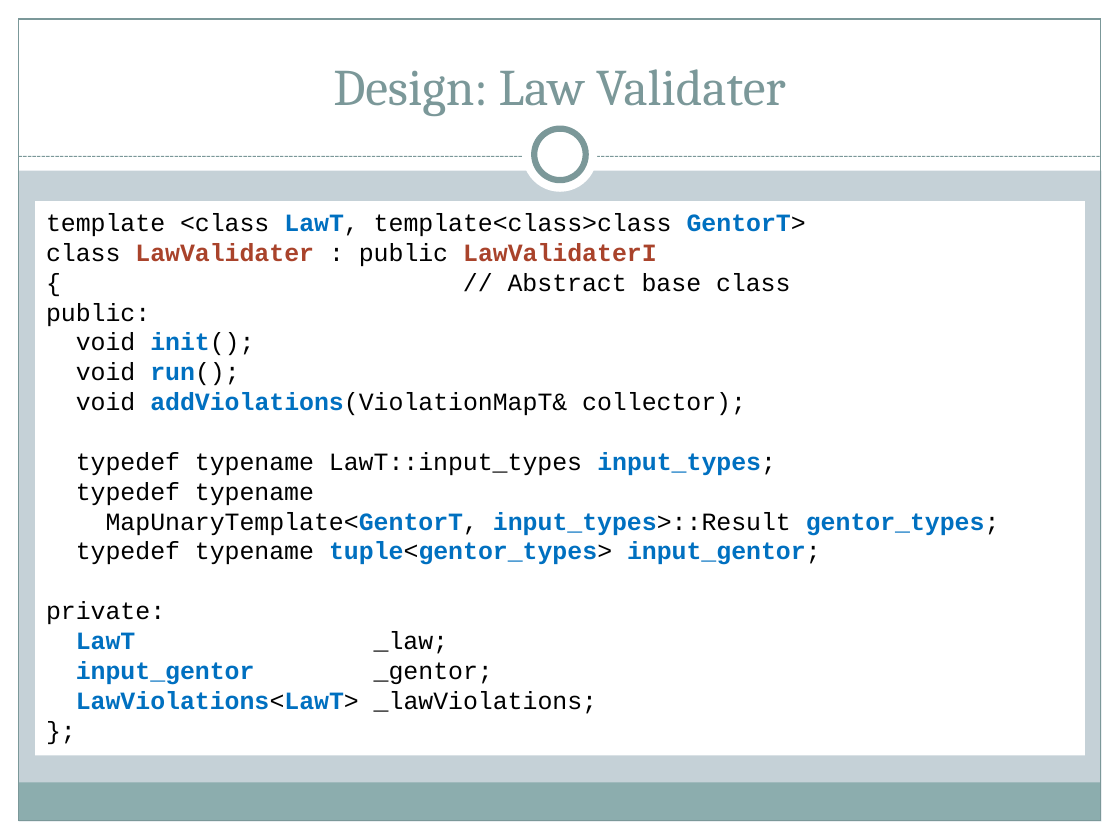
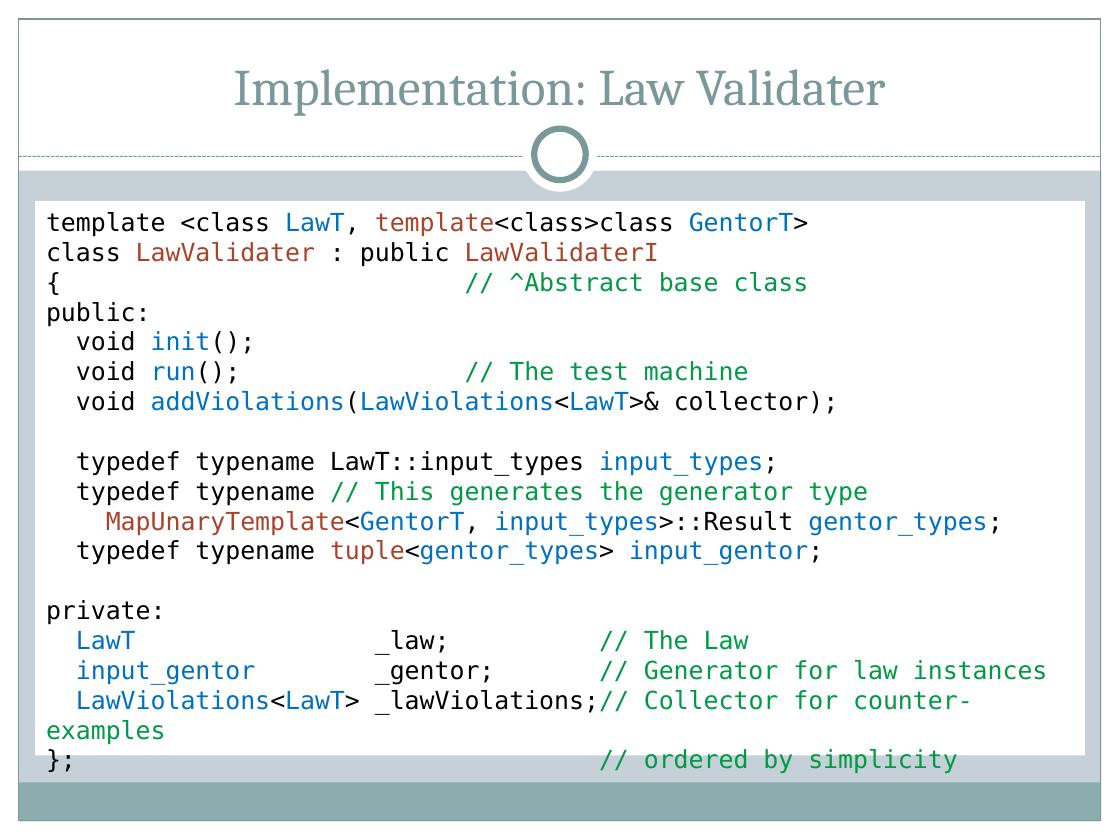
Before and after one commit to ryppl/boost-history, a slide deck: slide 21 of itl/libs/validate/doc/boostcon2010/BoostAlabaster.pptx (slide 19 before the commit). Drawn at 1120x840 pixels with LibreOffice and Linux fonts; fonts in the diff are those of the drawing. Boxes give left, top, right and bottom in pixels: in the first picture for what was removed or moved away, otherwise in the second. Text is boxed around its words. In the diff, an @@ line names an element or a change of style, - is before the commit and + after.

Commit message:
A few modifications in Validate for BoostCon. Added slides and pictures to the presentation.
SVN-Revision: 61673

```diff
--- a/itl/libs/validate/doc/boostcon2010/BoostAlabaster.pptx
+++ b/itl/libs/validate/doc/boostcon2010/BoostAlabaster.pptx
@@ title at bbox=[234, 69, 886, 116]: text changed @@
-Design: Law Validater
+Implementation: Law Validater
@@ text in rectangle at bbox=[46, 212, 1002, 625]: font Courier New to DejaVu Sans Mono in "template <class LawT, template<class>class GentorT>", "class LawValidater : public LawValidaterI", "public:", "void init();" and 4 more places; text colour #000000 to #A9432B in "template<class>class", "MapUnaryTemplate<GentorT,"; bold off in "LawT, GentorT>", "LawValidater LawValidaterI", "init();", "input_types;" and 2 more places; text colour #0070C0 to #A9432B in "tuple<gentor_types>" @@
@@ text in rectangle at bbox=[509, 272, 809, 292]: text changed; font Courier New to DejaVu Sans Mono; text colour #000000 to #009A46 @@
-{ // Abstract base class
+{ // ^Abstract base class
@@ text in rectangle at bbox=[76, 361, 838, 414]: text changed; font Courier New to DejaVu Sans Mono; text colour #000000 to #0070C0 @@
-void run();
-void addViolations(ViolationMapT& collector);
+void run(); // The test machine
+void addViolations(LawViolations<LawT>& collector);
@@ text in rectangle at bbox=[76, 481, 868, 506]: text changed; font Courier New to DejaVu Sans Mono; text colour #000000 to #009A46 @@
-typedef typename
+typedef typename // This generates the generator type
@@ text in rectangle at bbox=[46, 630, 1048, 773]: text changed; font Courier New to DejaVu Sans Mono; text colour #0070C0 to #009A46; bold off @@
-LawT _law;
-input_gentor _gentor;
-LawViolations<LawT> _lawViolations;
-};
+LawT _law; // The Law
+input_gentor _gentor; // Generator for law instances
+LawViolations<LawT> _lawViolations;// Collector for counter-examples
+}; // ordered by simplicity
```
Also in this commit, not shown: 20 other slides changed, 17 slides added, 39 other files.
